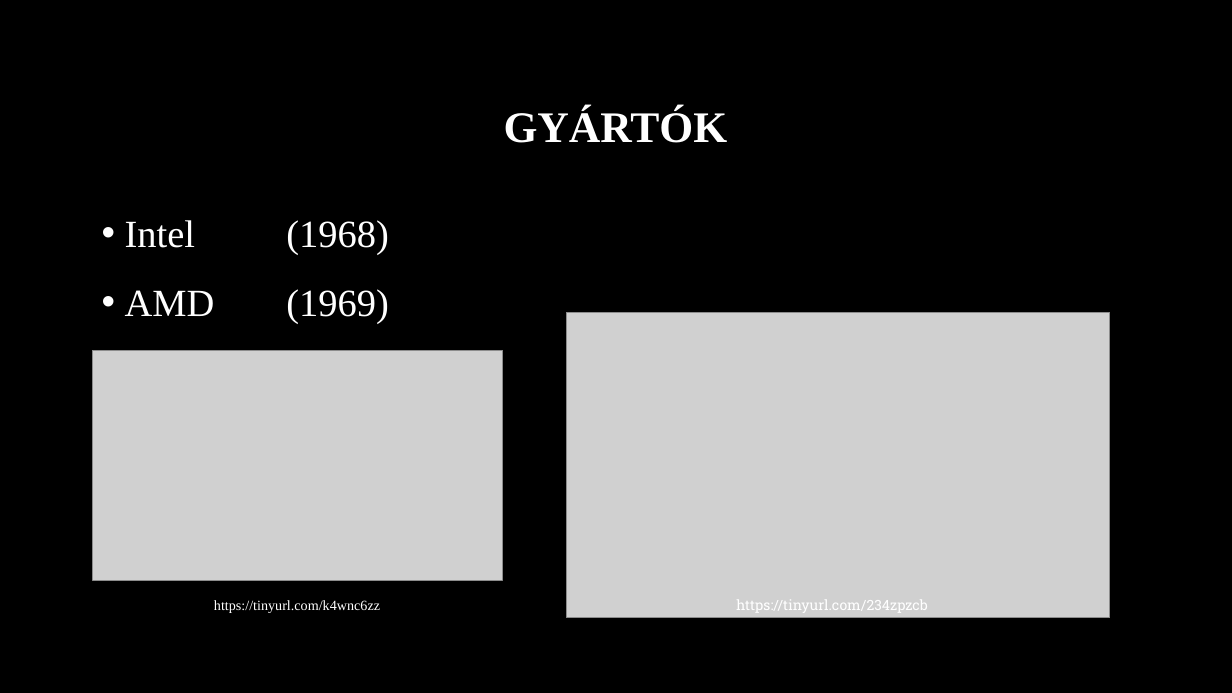
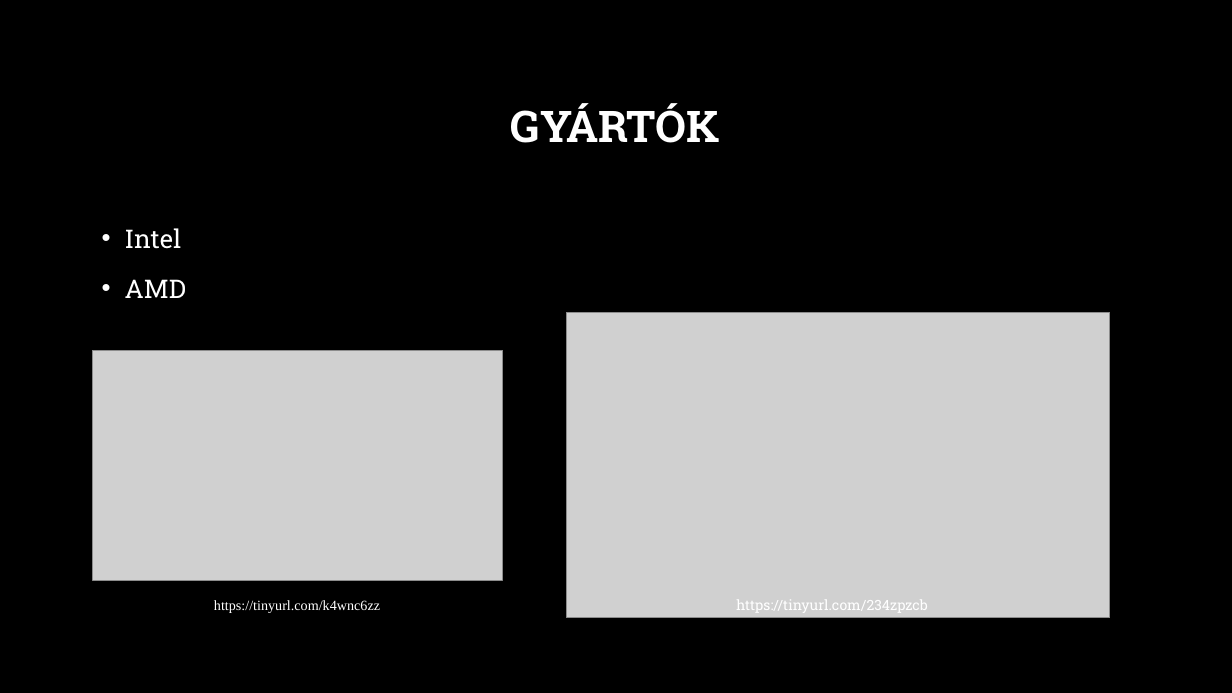
Before and after one commit to MszrsRicsi/Paprika, a slide deck: slide 2 of Processzorok.pptx. Drawn at 1232x693 pixels with LibreOffice and Linux fonts; fonts in the diff are those of the drawing; grey boxes stand for pictures; background and template pictures are left out. Boxes give left, top, right and bottom in pixels: in the first picture for what was removed or moved away, otherwise in the second. Text is boxed around its words. In the diff, an @@ line names an element or a change of style, - is before the commit and + after.

```diff
--- a/Processzorok.pptx
+++ b/Processzorok.pptx
@@ title "GYÁRTÓK" at [511,103,720,143]: font Times New Roman to Roboto Slab @@
@@ text at [125,228,186,298]: text changed; size 30 to 20 pt; font Times New Roman to Roboto Slab @@
-• Intel (1968)
-• AMD (1969)
+• Intel
+• AMD
```
Also in this commit, not shown: 3 other slides changed, 6 slides added, 9 slides removed, 2 other files.
